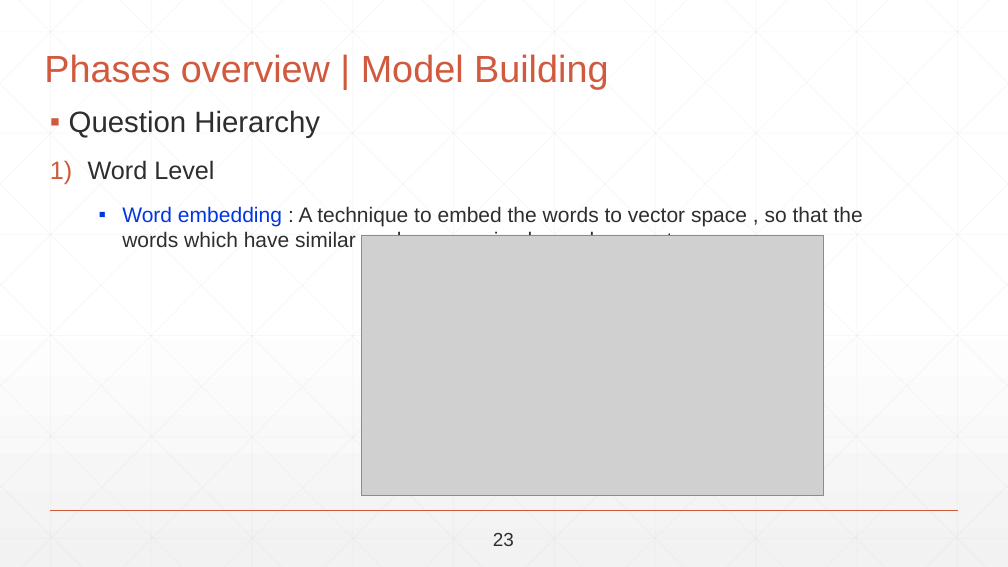
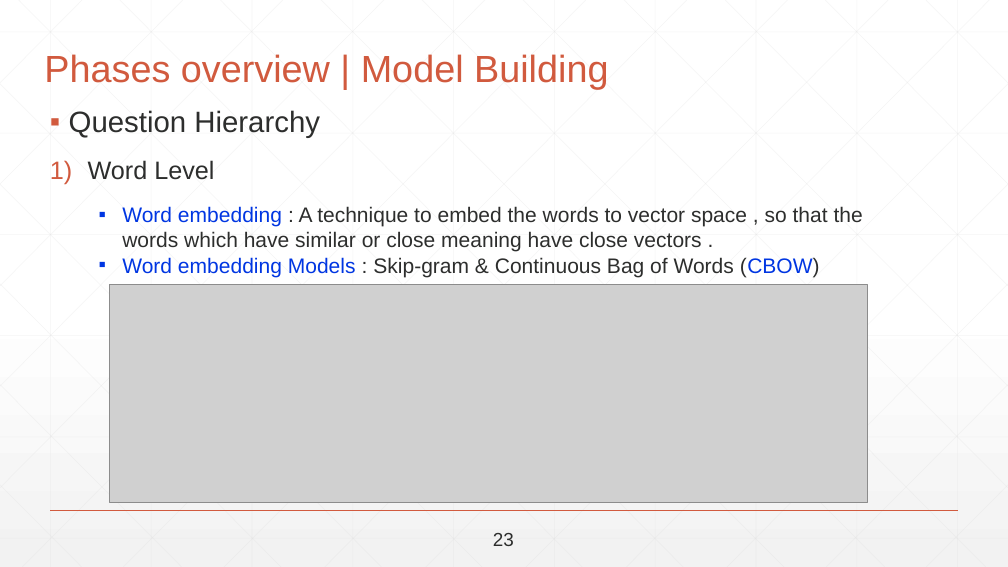
Before and after one commit to abdallahshaaban/Visual-Question-Answering, a slide deck: slide 37 of Second Seminar/Visual-QA-Second-Seminar.pptx. Drawn at 1008x567 pixels with LibreOffice and Linux fonts; fonts in the diff are those of the drawing; grey boxes stand for pictures. Boxes give left, top, right and bottom in pixels: in the first picture for what was removed or moved away, otherwise in the second. Text is boxed around its words. In the diff, an @@ line names an element or a change of style, - is before the commit and + after.

```diff
--- a/Second Seminar/Visual-QA-Second-Seminar.pptx
+++ b/Second Seminar/Visual-QA-Second-Seminar.pptx
@@ text at (122,257,820,277): paragraph added @@
+▪ Word embedding Models : Skip-gram & Continuous Bag of Words (CBOW)
@@ picture: place and size @@
-picture at (362,235,823,495)
+picture at (110,285,868,503)
```
Also in this commit, not shown: 1 slide removed.
